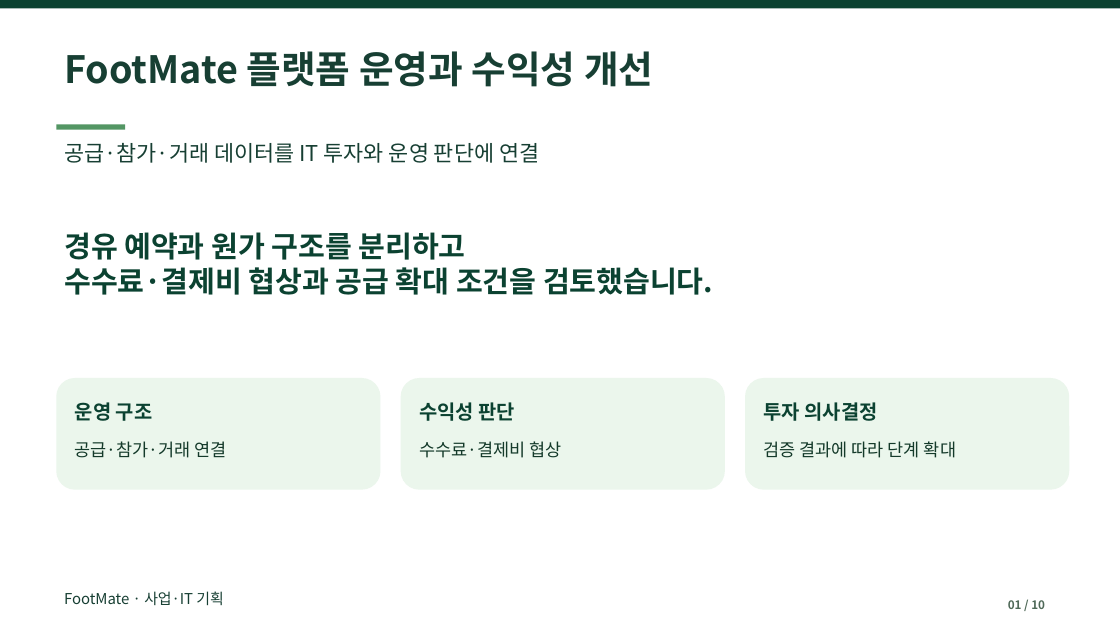
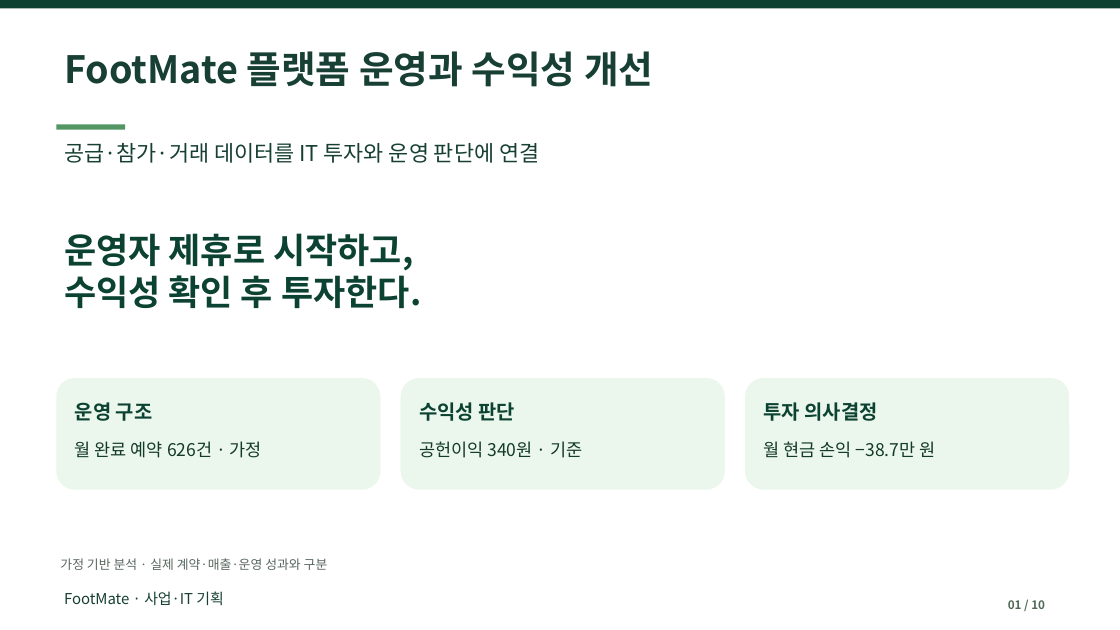
Before and after one commit to dohyunkimmm/footmate, a slide deck: slide 1 of src/case-study/downloads/footmate_report.pptx. Drawn at 1120x630 pixels with LibreOffice and Linux fonts; fonts in the diff are those of the drawing. Boxes give left, top, right and bottom in pixels: in the first picture for what was removed or moved away, otherwise in the second. Text is boxed around its words. In the diff, an @@ line names an element or a change of style, - is before the commit and + after.

```diff
--- a/src/case-study/downloads/footmate_report.pptx
+++ b/src/case-study/downloads/footmate_report.pptx
@@ text at (x1=64, y1=233, x2=421, y2=308): text changed; size 25 to 30 pt @@
-경유 예약과 원가 구조를 분리하고
-수수료·결제비 협상과 공급 확대 조건을 검토했습니다.
+운영자 제휴로 시작하고,
+수익성 확인 후 투자한다.
@@ text at (x1=75, y1=441, x2=262, y2=458): text changed @@
-공급·참가·거래 연결
+월 완료 예약 626건 · 가정
@@ text at (x1=419, y1=441, x2=582, y2=458): text changed @@
-수수료·결제비 협상
+공헌이익 340원 · 기준
@@ text at (x1=764, y1=441, x2=935, y2=458): text changed @@
-검증 결과에 따라 단계 확대
+월 현금 손익 −38.7만 원
@@ text added at (x1=60, y1=558, x2=328, y2=570), 11 pt, text #58665F @@
+가정 기반 분석 · 실제 계약·매출·운영 성과와 구분
```
Also in this commit, not shown: 9 other slides changed, 5 other files.
